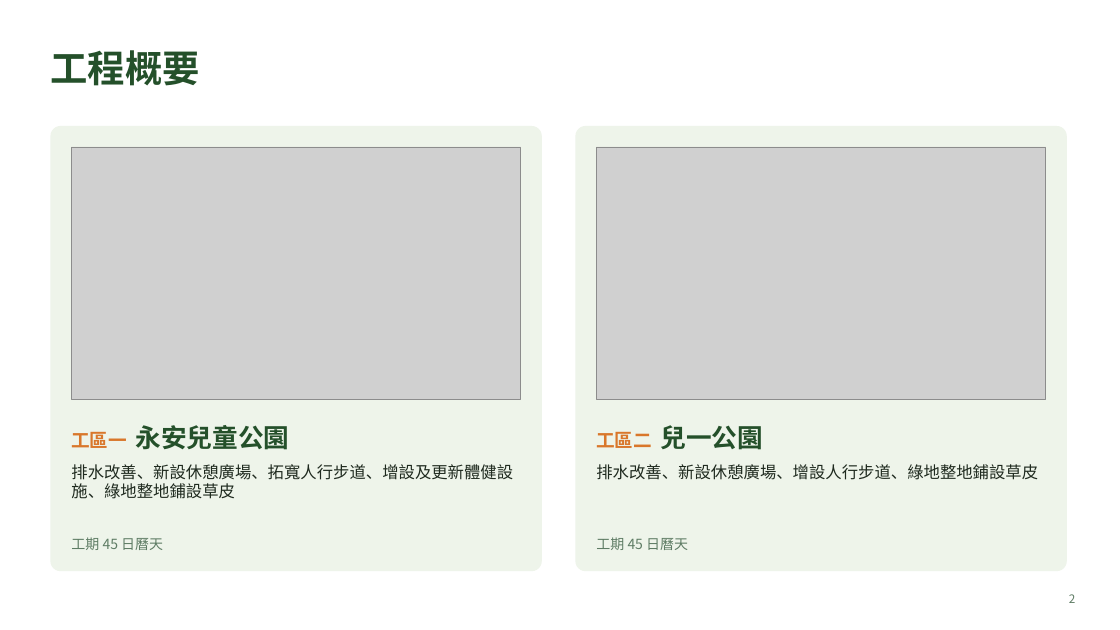
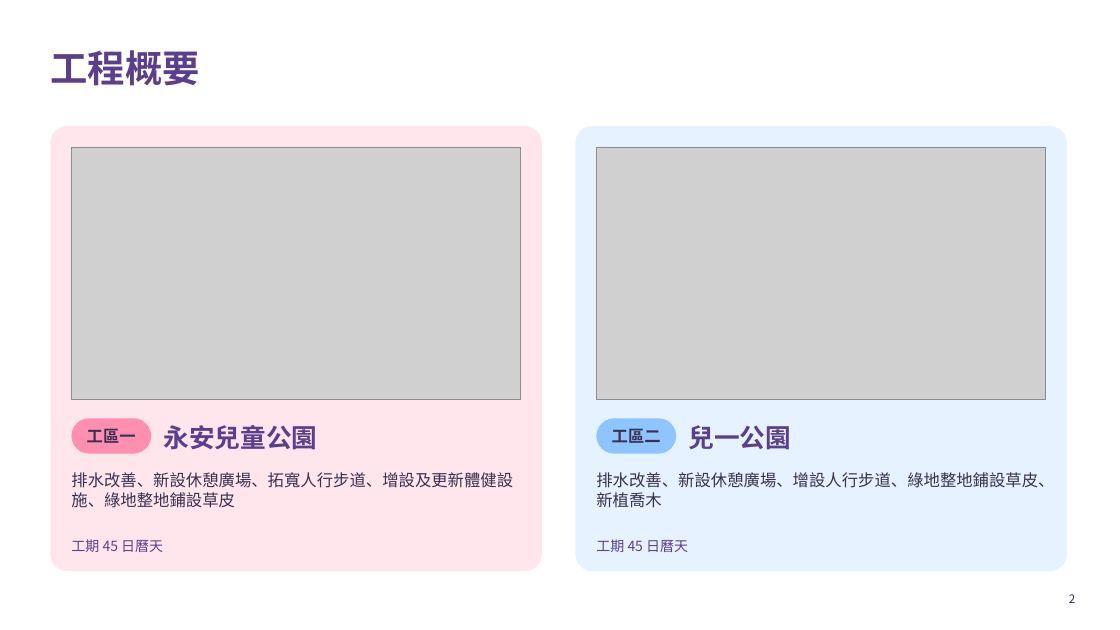
Before and after one commit to g6135e-prog/WORK, a slide deck: slide 2 of 115年度蘆洲區公園廣場基礎設施整建工程_完工成果說明.pptx. Drawn at 1120x630 pixels with LibreOffice and Linux fonts; fonts in the diff are those of the drawing; grey boxes stand for pictures. Boxes give left, top, right and bottom in pixels: in the first picture for what was removed or moved away, otherwise in the second. Text is boxed around its words. In the diff, an @@ line names an element or a change of style, - is before the commit and + after.

```diff
--- a/115年度蘆洲區公園廣場基礎設施整建工程_完工成果說明.pptx
+++ b/115年度蘆洲區公園廣場基礎設施整建工程_完工成果說明.pptx
@@ title "工程概要" at (x1=50, y1=50, x2=199, y2=86): text colour #24502A to #5B3F8C @@
@@ rounded rectangle at (x1=50, y1=126, x2=542, y2=571): fill #EEF4EA to #FF8FB1 at 22% opacity; proportions changed @@
@@ rounded rectangle at (x1=576, y1=126, x2=1067, y2=571): fill #EEF4EA to #8EC5FF at 22% opacity; proportions changed @@
@@ rounded rectangle added at (x1=71, y1=418, x2=151, y2=454), fill #FF8FB1 @@
@@ rounded rectangle added at (x1=597, y1=418, x2=676, y2=454), fill #8EC5FF @@
@@ text added at (x1=87, y1=428, x2=136, y2=443), 14 pt, text #3A3150, bold @@
+工區一
@@ text at (x1=164, y1=425, x2=318, y2=450): text changed; text colour #24502A to #5B3F8C @@
-工區一 永安兒童公園
+永安兒童公園
@@ text added at (x1=612, y1=428, x2=661, y2=443), 14 pt, text #3A3150, bold @@
+工區二
@@ text at (x1=689, y1=425, x2=792, y2=450): text changed; text colour #24502A to #5B3F8C @@
-工區二 兒一公園
+兒一公園
@@ text "排水改善、新設休憩廣場、拓寬人行步道、增設及更新體健設施、綠地整地鋪設草皮" moved from (x1=71, y1=464, x2=513, y2=499) to (x1=71, y1=472, x2=513, y2=508) @@
@@ text "排水改善、新設休憩廣場、拓寬人行步道、增設及更新體健設施、綠地整地鋪設草皮" at (x1=71, y1=472, x2=513, y2=508): text colour #1F2A1F to #3A3150 @@
@@ text at (x1=596, y1=472, x2=1054, y2=508): text changed; text colour #1F2A1F to #3A3150 @@
-排水改善、新設休憩廣場、增設人行步道、綠地整地鋪設草皮
+排水改善、新設休憩廣場、增設人行步道、綠地整地鋪設草皮、新植喬木
@@ text "工期 45 日曆天" at (x1=71, y1=539, x2=163, y2=552): text colour #5E7C64 to #5B3F8C @@
@@ text "工期 45 日曆天" at (x1=596, y1=539, x2=688, y2=552): text colour #5E7C64 to #5B3F8C @@
@@ page number at (x1=1069, y1=594, x2=1075, y2=603): text colour #5E7C64 to #3A3150 @@
```
Also in this commit, not shown: 5 other slides changed, 1 slide added, 1 slide removed.
